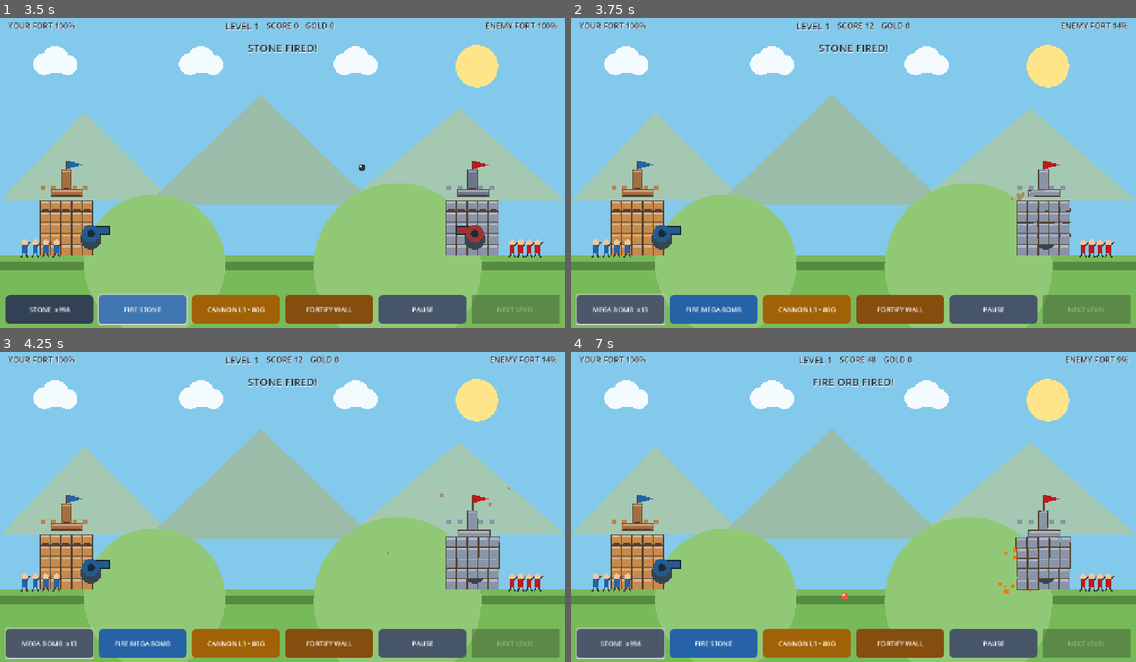
Above: before the commit, frames 1-4 (two rows, left to right).
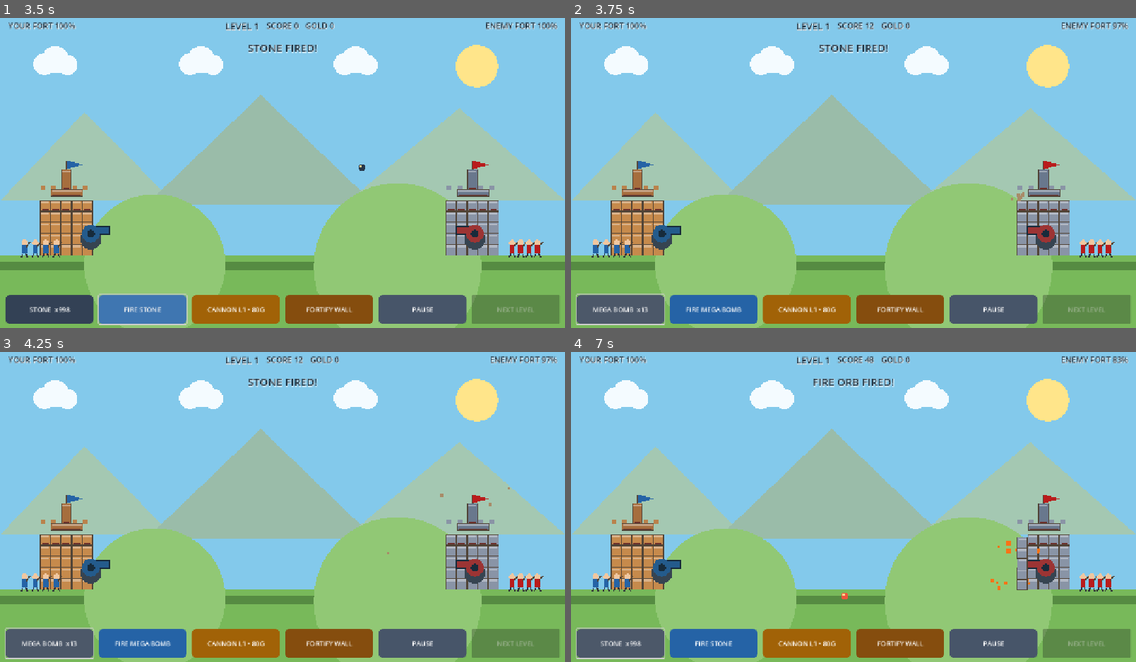
Above: after the commit, the same moments.

Repository: mahdialloui01-art/Loup-Garou-Game
Game: Godot game, scene res://scenes/main.tscn
The game is run twice, just before and just after one commit, with the same random seed, the same clock (stepped at 60 frames per second) and the same inputs.
Inputs:
- Up to frame 1 (3.5 s): click "STONE x999" at 0.5 s; click "MEGA BOMB x13" at 1.25 s; click "FIRE ORB x8" at 2 s; click "FIRE STONE" at 2.75 s
- Up to frame 2 (3.75 s): click "STONE x998" at 3.5 s
- Up to frame 3 (4.25 s): no input
- Up to frame 4 (7 s): click "FIRE MEGA BOMB" at 4.25 s; click "MEGA BOMB x12" at 5 s; click "FIRE FIRE ORB" at 5.75 s; click "FIRE ORB x7" at 6.5 s

Frame 1 is identical in both runs. In frame 2, 0.6% of the frame differs, in the area x 79-98%, y 1-74%; in frame 3, 1.0%; in frame 4, 1.6%, in the area x 40-99%, y 1-78%.

Commit message:
Correct block support detection for stable castle collapse

Diff:
--- a/CastleDestroyer/scripts/game.gd
+++ b/CastleDestroyer/scripts/game.gd
@@ -310,7 +310,7 @@
 				if candidate["team"] != team:
 					continue
 				var below: Rect2 = candidate["rect"]
-				var vertical_gap := absf(below.end.y - rect.position.y)
+				var vertical_gap := absf(below.position.y - rect.end.y)
 				var horizontal_overlap := minf(rect.end.x, below.end.x) - maxf(rect.position.x, below.position.x)
 				if vertical_gap <= 12.0 and horizontal_overlap >= minf(8.0, rect.size.x * 0.3):
 					supported = true
